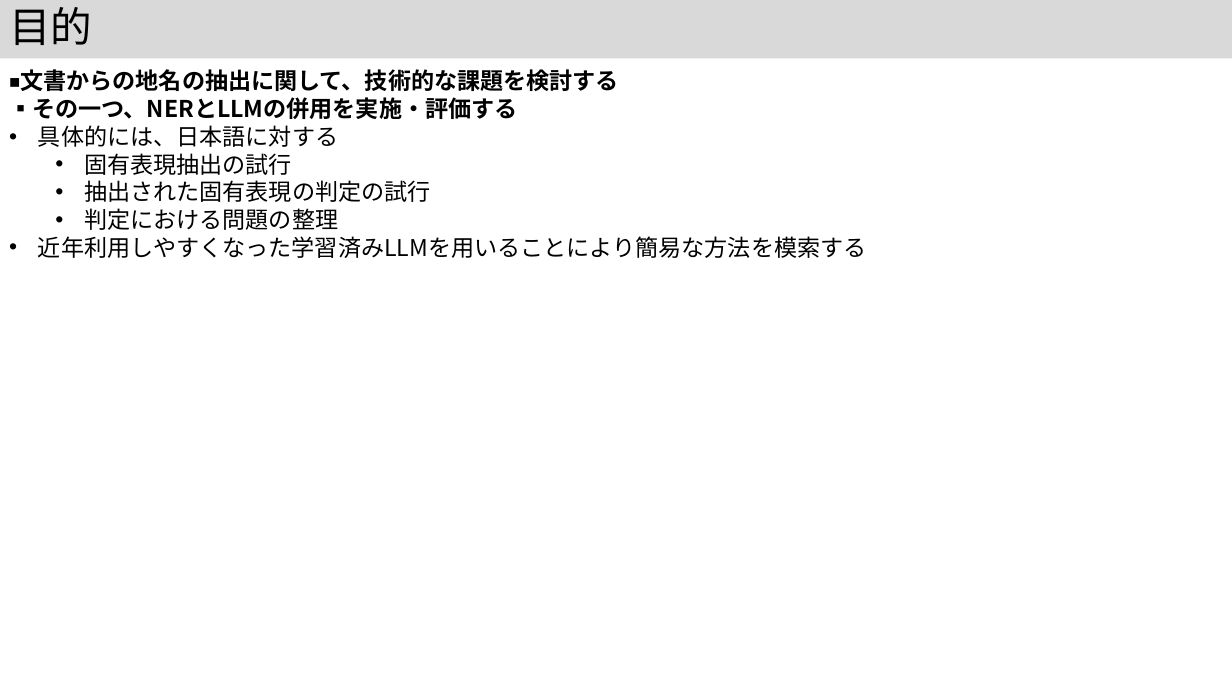
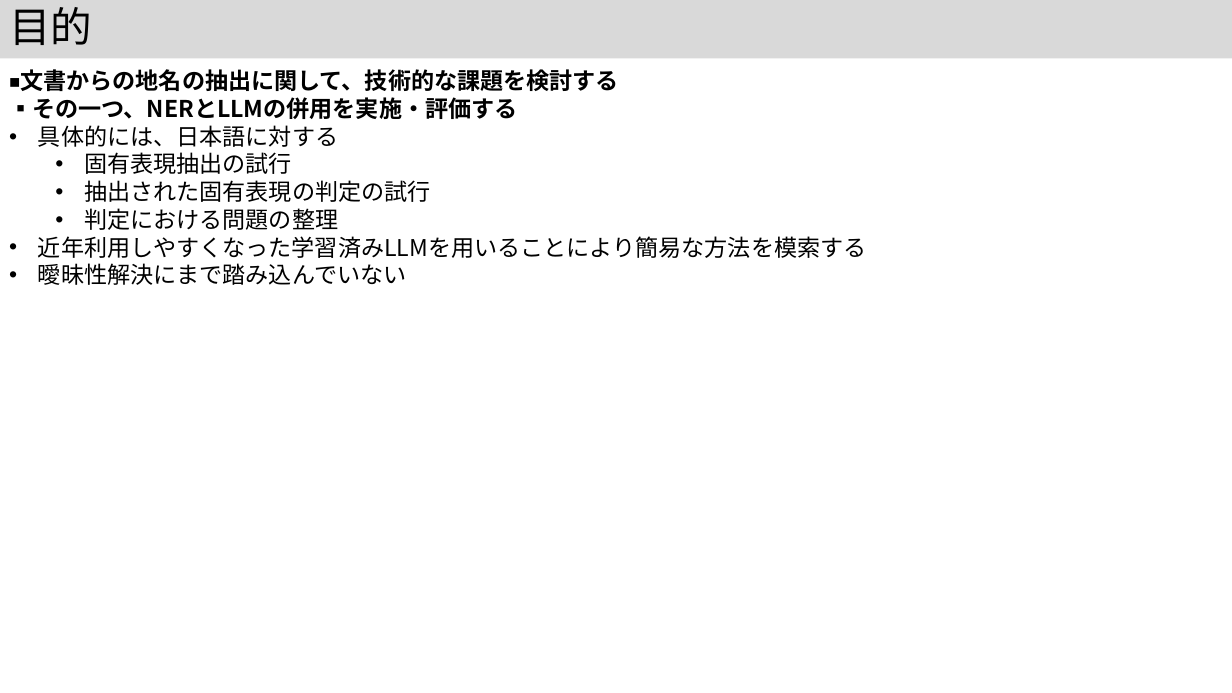
Before and after one commit to kouamano/nihongo-region-name-extract, a slide deck: slide 7 of jsik2026taikai.pptx. Drawn at 1232x693 pixels with LibreOffice and Linux fonts; fonts in the diff are those of the drawing. Boxes give left, top, right and bottom in pixels: in the first picture for what was removed or moved away, otherwise in the second. Text is boxed around its words. In the diff, an @@ line names an element or a change of style, - is before the commit and + after.

```diff
--- a/jsik2026taikai.pptx
+++ b/jsik2026taikai.pptx
@@ text at (x1=38, y1=263, x2=406, y2=285): paragraph added @@
+• 曖昧性解決にまで踏み込んでいない
```
Also in this commit, not shown: 2 other slides changed.
